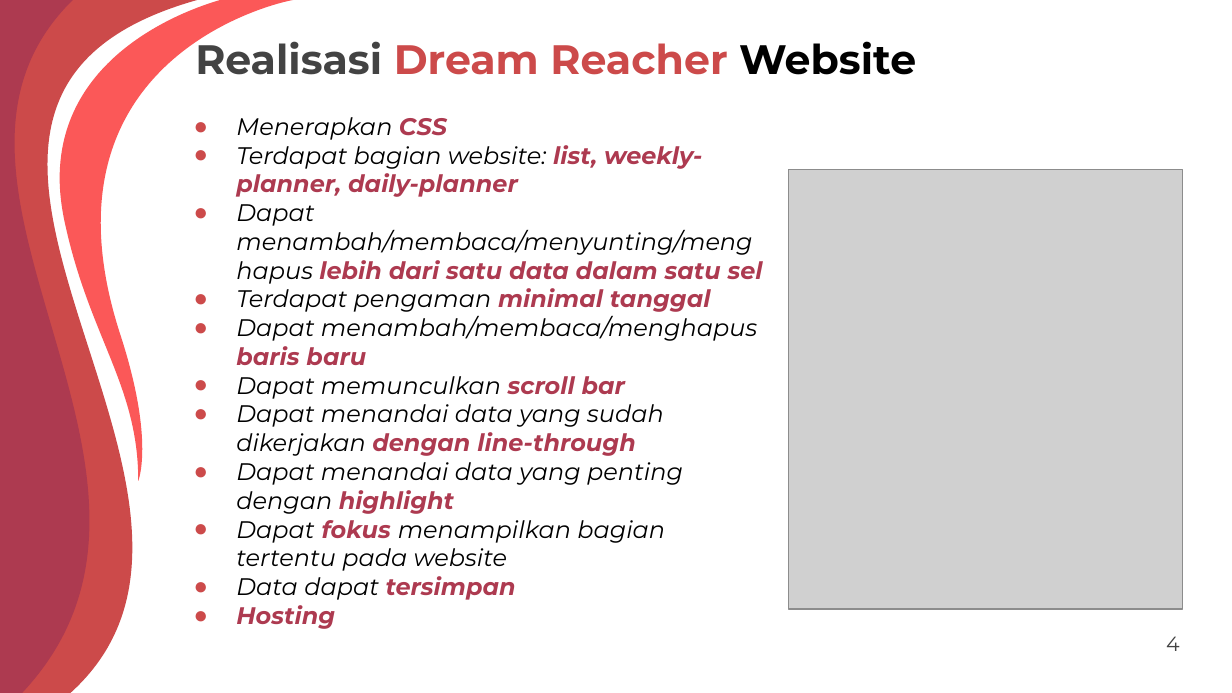
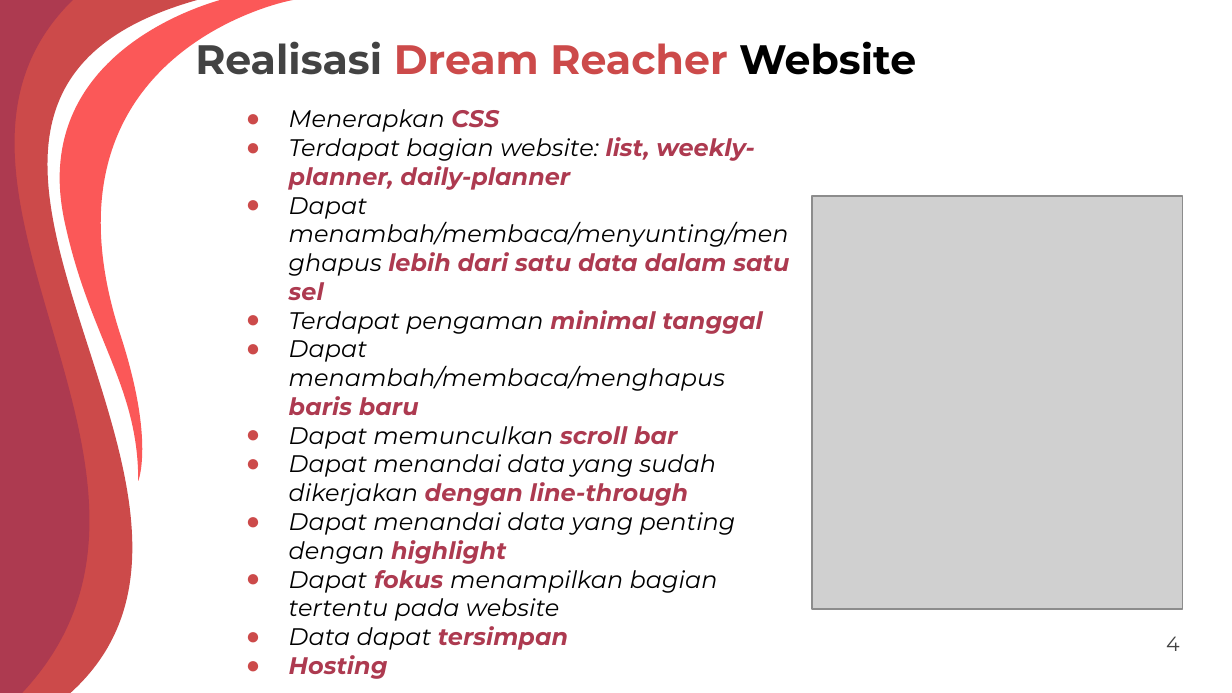
Before and after one commit to shintafiaa/Kampus-Merdeka-Capstone-Project-Dream-Reacher, a slide deck: slide 4 of Dream Reacher App Presentation.pptx. Drawn at 1232x693 pixels with LibreOffice and Linux fonts; fonts in the diff are those of the drawing; grey boxes stand for pictures. Boxes give left, top, right and bottom in pixels: in the first picture for what was removed or moved away, otherwise in the second. Text is boxed around its words. In the diff, an @@ line names an element or a change of style, - is before the commit and + after.

Commit message:
scroll bar

```diff
--- a/Dream Reacher App Presentation.pptx
+++ b/Dream Reacher App Presentation.pptx
@@ text "Menerapkan CSS" rewrapped from <box>236,117,763,629</box> to <box>289,109,789,679</box> @@
@@ picture: place and size @@
-picture at <box>788,170,1183,610</box>
+picture at <box>812,196,1183,609</box>
```
Also in this commit, not shown: 4 other slides changed, 1 other file.
